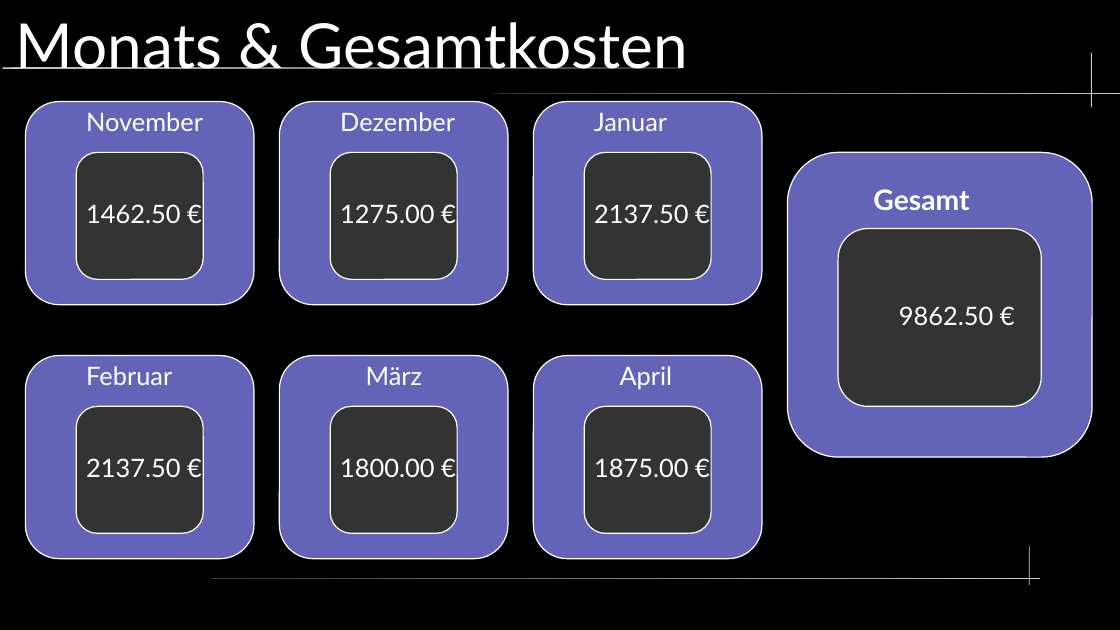
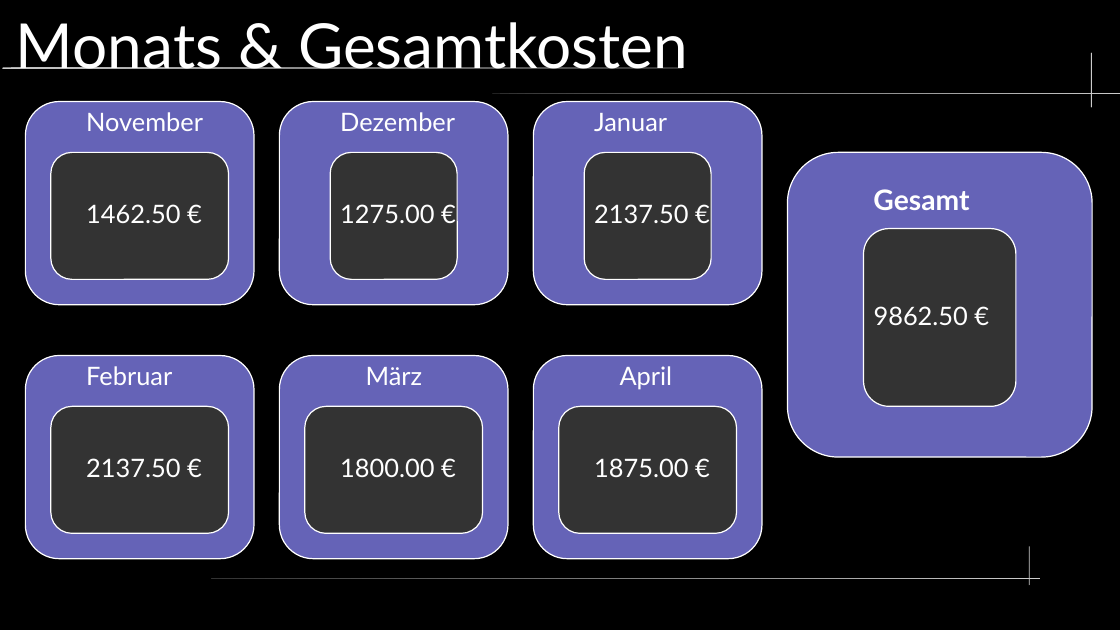
Before and after one commit to hyperbel/MatheProjekt22_23, a slide deck: slide 10 of Doc/Präsentation.odp. Drawn at 1120x630 pixels with LibreOffice and Linux fonts; fonts in the diff are those of the drawing. Boxes give left, top, right and bottom in pixels: in the first picture for what was removed or moved away, otherwise in the second. Text is boxed around its words. In the diff, an @@ line names an element or a change of style, - is before the commit and + after.

```diff
--- a/Doc/Präsentation.odp
+++ b/Doc/Präsentation.odp
@@ rounded rectangle: place and size @@
-rounded rectangle at [76,152,203,279]
+rounded rectangle at [51,152,229,279]
@@ rounded rectangle removed at [838,229,1042,407] @@
@@ freeform shape added at [864,229,1016,407], fill #333333, outline #FFFFFF 0.85 pt @@
@@ text "9862.50 €": place and size @@
-text "9862.50 €" at [899,306,993,325]
+text "9862.50 €" at [874,306,968,325]
@@ rounded rectangle: place and size @@
-rounded rectangle at [76,407,203,534]
+rounded rectangle at [51,407,229,534]
@@ rounded rectangle: place and size @@
-rounded rectangle at [330,407,457,534]
+rounded rectangle at [305,407,483,534]
@@ rounded rectangle: place and size @@
-rounded rectangle at [584,407,711,534]
+rounded rectangle at [559,407,737,534]
```
Also in this commit, not shown: 7 other slides changed, 1 other file.
